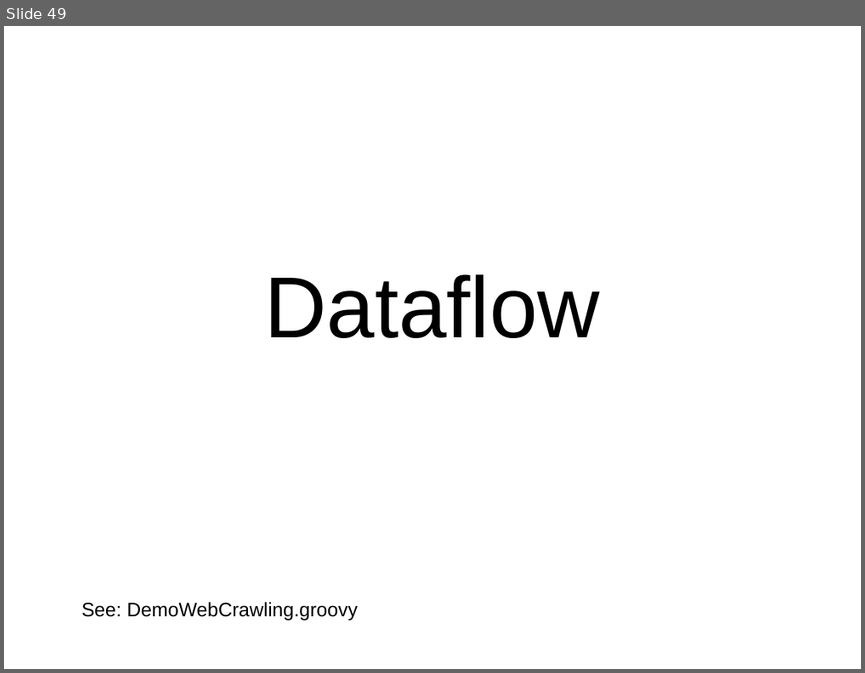
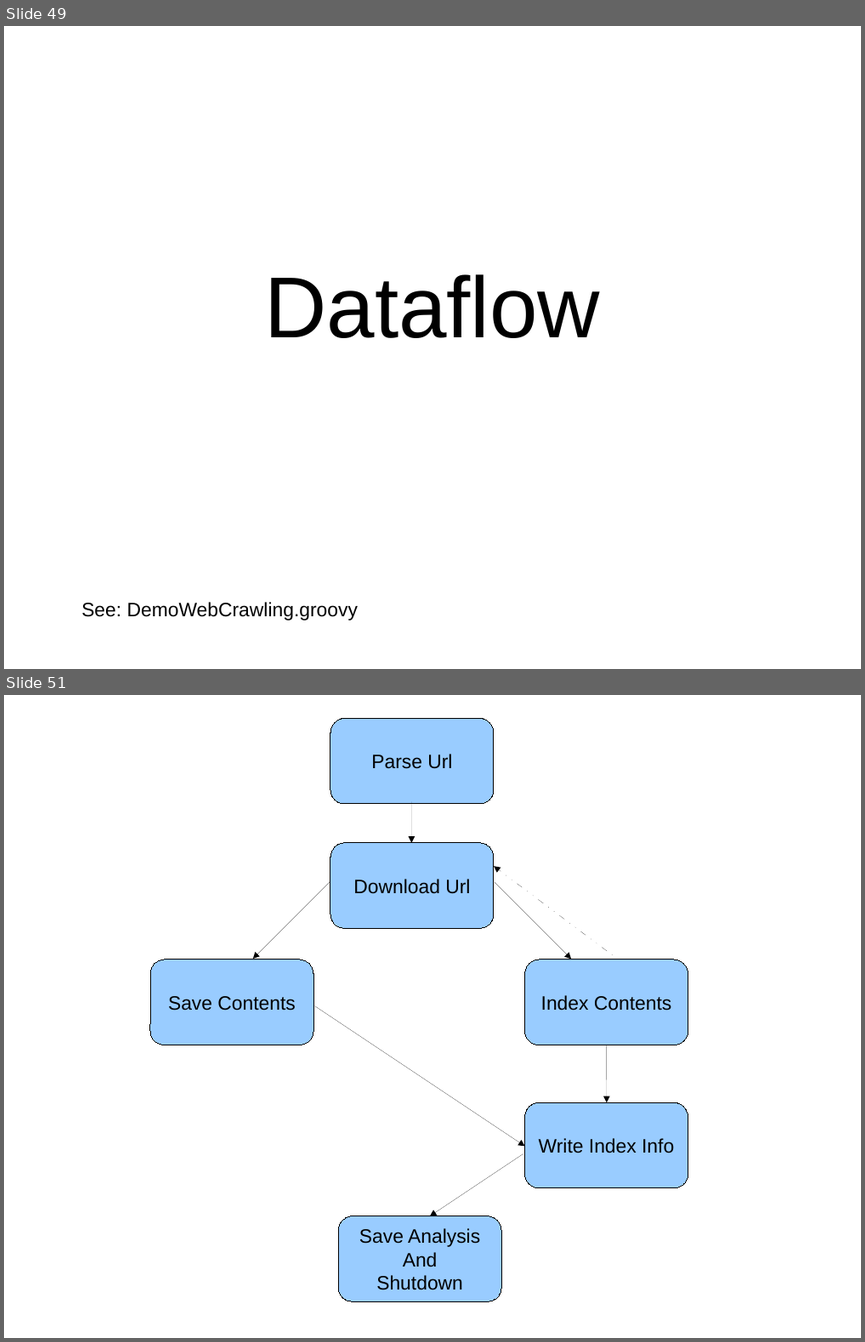
Before and after one commit to dwclark/GroovyThreading, a slide deck: presentation/groovy_gpars.odp. Shown one above the other, each under a label of ours: slide 49 before the commit, slides 49 and 51 after it; the slides between them are not shown. The pictures are 865x673 and 865x1342 pixels, drawn with LibreOffice and Linux fonts; fonts in the diff are those of the drawing. Boxes give left, top, right and bottom in pixels: in the first picture for what was removed or moved away, otherwise in the second. Text is boxed around its words. In the diff, an @@ line names an element or a change of style, - is before the commit and + after.

```diff
--- a/presentation/groovy_gpars.odp
+++ b/presentation/groovy_gpars.odp
@@ slide 51 added at box(4, 695, 861, 1338), background #FFFFFF @@
@@ rounded rectangle added at box(330, 718, 494, 804), fill #99CCFF, outline #000000 0 pt, 18 pt, text #000000 @@
+Parse Url
@@ arrow added from (411, 801) to (411, 843), #000000 0 pt @@
@@ rounded rectangle added at box(330, 843, 494, 928), fill #99CCFF, outline #000000 0 pt, 18 pt, text #000000 @@
+Download Url
@@ arrow added from (619, 959) to (494, 866), #000000 0 pt @@
@@ arrow added from (330, 882) to (253, 959), #000000 0 pt @@
@@ arrow added from (494, 882) to (572, 959), #000000 0 pt @@
@@ rounded rectangle added at box(150, 959, 313, 1045), fill #99CCFF, outline #000000 0 pt, 18 pt, text #000000 @@
+Save Contents
@@ rounded rectangle added at box(525, 959, 688, 1045), fill #99CCFF, outline #000000 0 pt, 18 pt, text #000000 @@
+Index Contents
@@ arrow added from (315, 1006) to (525, 1146), #000000 0 pt @@
@@ arrow added from (607, 1046) to (607, 1102), #000000 0 pt @@
@@ rounded rectangle added at box(525, 1102, 688, 1188), fill #99CCFF, outline #000000 0 pt, 18 pt, text #000000 @@
+Write Index Info
@@ arrow added from (523, 1154) to (430, 1216), #000000 0 pt @@
@@ rounded rectangle added at box(338, 1216, 501, 1301), fill #99CCFF, outline #000000 0 pt, 18 pt, text #000000 @@
+Save Analysis
+And
+Shutdown
```
Also in this commit, not shown: 3 other slides added, 1 slide removed, 2 other files.
